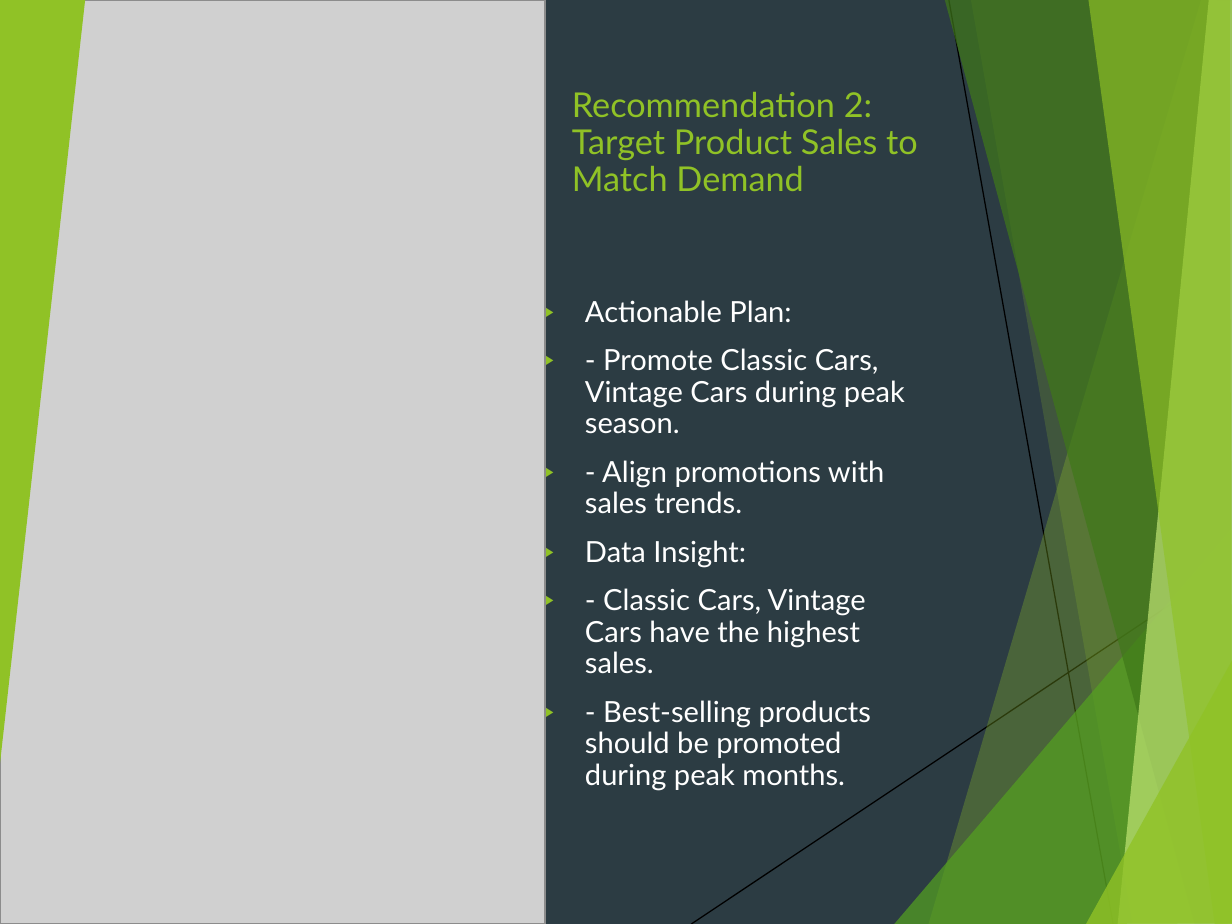
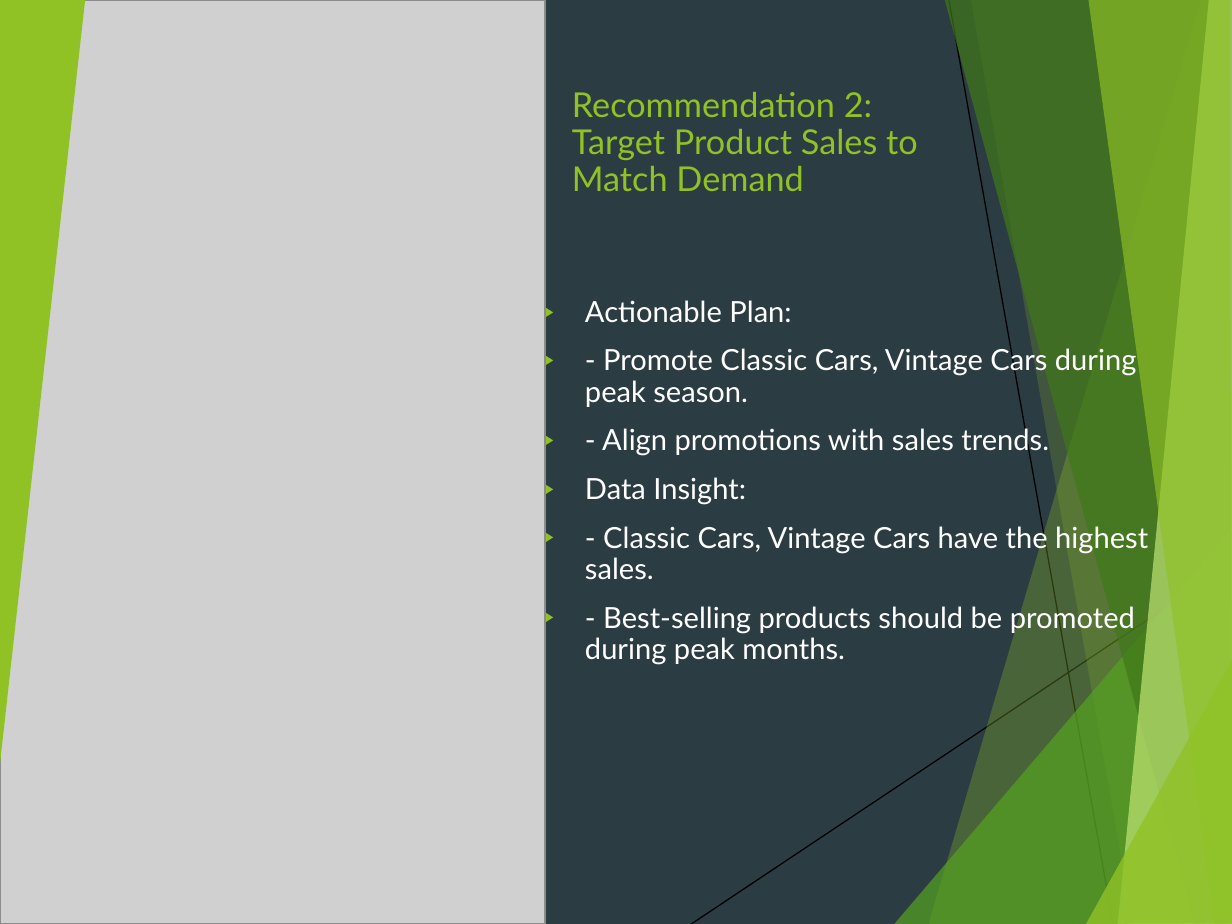
Before and after one commit to abduyea/Engineering-Resource-Analysis-and-Allocation, a slide deck: slide 7 of presentation/Timeless_Transport_Models_Presentatio.pptx. Drawn at 1232x924 pixels with LibreOffice and Linux fonts; fonts in the diff are those of the drawing; grey boxes stand for pictures. Boxes give left, top, right and bottom in pixels: in the first picture for what was removed or moved away, otherwise in the second. Text is boxed around its words. In the diff, an @@ line names an element or a change of style, - is before the commit and + after.

```diff
--- a/presentation/Timeless_Transport_Models_Presentatio.pptx
+++ b/presentation/Timeless_Transport_Models_Presentatio.pptx
@@ text "Actionable Plan:" rewrapped from (585,300,905,790) to (585,300,1148,665) @@
```
Also in this commit, not shown: 5 other slides changed, 1 slide added, 1 slide removed, 3 other files.
